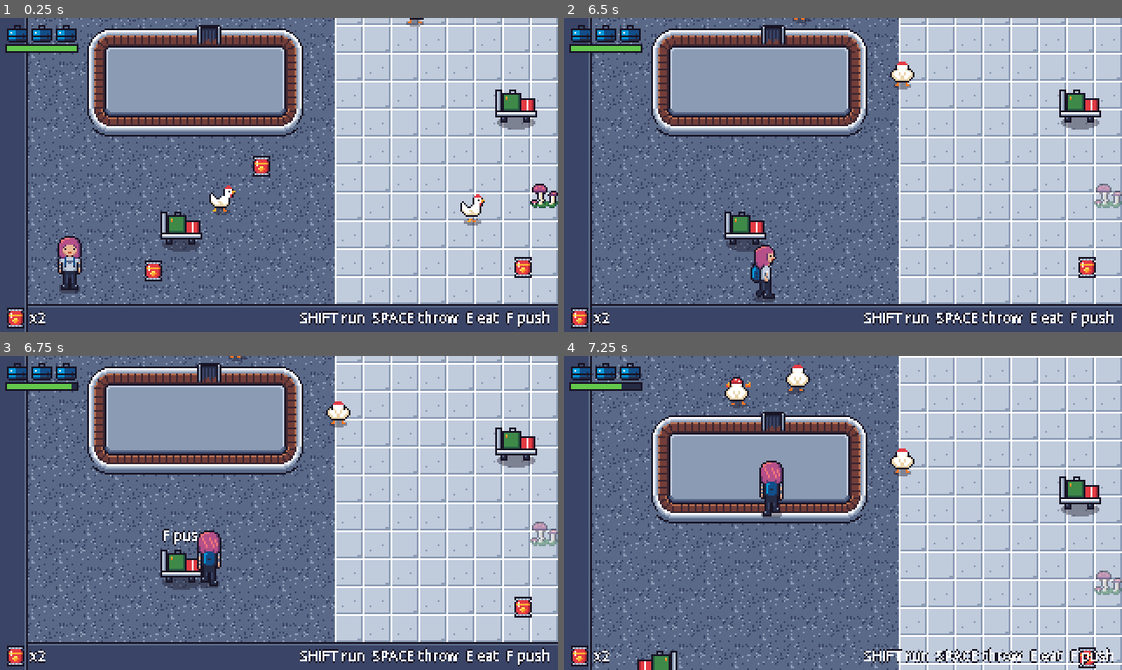
Above: before the commit, frames 1-4 (two rows, left to right).
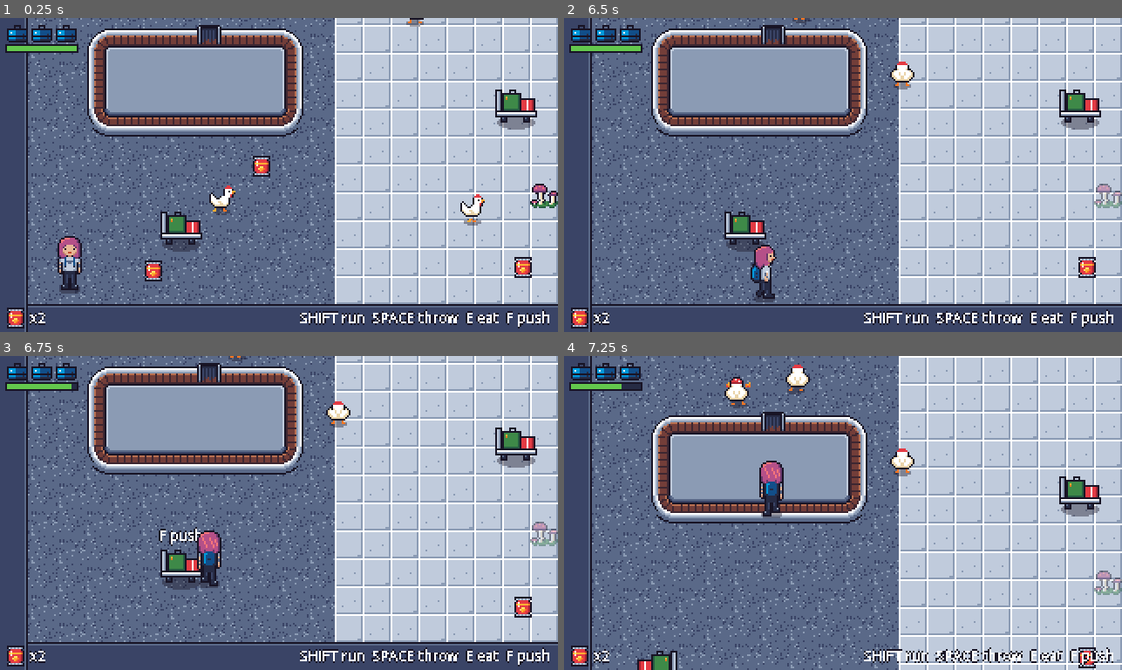
Above: after the commit, the same moments.

Repository: mvdmakesthings/PlanePoultryPanic
Game: Godot game, scene res://scenes/levels/prototype_room.tscn
The game is run twice, just before and just after one commit, with the same random seed, the same clock (stepped at 60 frames per second) and the same inputs.
Inputs (mouse positions are in pixels of both pictures, inside the frame that each line leads up to):
- Up to frame 1 (0.25 s): no input
- Up to frame 2 (6.5 s): move the mouse to (965, 159) at 0.52 s; hold D (move_right) 0.53-1.28 s; hold F (interact) 0.53-1.28 s; click (965, 159) at 0.67 s; move the mouse to (731, 190) at 1.27 s; hold S (move_down) 1.28-2.03 s; tap E (eat_snack) at 1.35 s; tap F (interact) at 1.55, 3.05, 3.8, 4.35, 5.3, 5.85 s; move the mouse to (898, 105) at 2.02 s; hold D (move_right) 2.03-2.78 s; hold F (interact) 2.03-2.78 s; move the mouse to (815, 237) at 2.77 s; hold W (move_up) 2.78-3.53 s; tap Shift (run) at 2.85 s; click (815, 237) at 2.92 s; move the mouse to (1010, 222) at 3.52 s; hold Space (throw_snack) 3.53-4.28 s; hold A (move_left) 3.53-5.03 s; move the mouse to (675, 127) at 4.27 s; move the mouse to (870, 175) at 5.02 s; hold S (move_down) 5.03-5.78 s; hold E (eat_snack) 5.03-5.78 s; click (870, 175) at 5.17 s; move the mouse to (759, 96) at 5.77 s; hold D (move_right) from 5.78 s (still down)
- Up to frame 3 (6.75 s): move the mouse to (401, 497) at 6.52 s; release D (move_right) at 6.53 s; hold W (move_up) from 6.53 s (still down); hold Shift (run) from 6.53 s (still down)
- Up to frame 4 (7.25 s): keep holding W (move_up); keep holding Shift (run); tap F (interact) at 6.8 s

Frames 1-2 are identical in both runs. In frame 3, 0.2% of the frame differs, in the area x 28-36%, y 54-61%; in frame 4, nothing differs.

Commit message:
Fix the cut-off cart prompt and carts stuck in corners
- The "F push" prompt had a 24px box and was clipped to "F pus";
  it now has room for the whole label
- A cart shoved into a wall slides along it instead, trying each
  sideways direction and then straight back, so a cart in a corner
  can always be worked back out

Diff:
--- a/game/scripts/objects/luggage_cart.gd
+++ b/game/scripts/objects/luggage_cart.gd
@@ -7,6 +7,8 @@
 const SHADOW_COLOR := Color(0.094, 0.078, 0.145, 0.4)
 const PROMPT_COLOR := Color("ffffff")
 const PROMPT_OUTLINE := Color("181425")
+const PROMPT := "F push"
+const PROMPT_WIDTH := 48.0
 
 ## Speed right after a shove, in pixels per second.
 @export var shove_speed := 190.0
@@ -67,11 +69,24 @@
 	# from them, so a shove always moves the cart somewhere sensible.
 	if player.facing.dot(direction) > 0.3:
 		direction = player.facing
-	velocity = direction.normalized() * shove_speed
+	direction = _free_direction(direction.normalized())
+	if direction == Vector2.ZERO:
+		return
+	velocity = direction * shove_speed
 	if absf(direction.x) > 0.1:
 		_sprite.flip_h = direction.x < 0.0
 	_show_prompt = false
 	queue_redraw()
+
+
+## The shove direction, or the nearest open one if a wall is in the way:
+## sideways along the wall first, then straight back. This way a cart
+## jammed into a corner can always be worked back out.
+func _free_direction(wanted: Vector2) -> Vector2:
+	for option: Vector2 in [wanted, wanted.orthogonal(), -wanted.orthogonal(), -wanted]:
+		if not test_move(global_transform, option * 12.0):
+			return option
+	return Vector2.ZERO
 
 
 func _draw() -> void:
@@ -80,6 +95,7 @@
 	draw_set_transform(Vector2.ZERO)
 	if _show_prompt:
 		var font := ThemeDB.fallback_font
-		var pos := Vector2(-12, -24)
-		draw_string_outline(font, pos, "F push", HORIZONTAL_ALIGNMENT_CENTER, 24, 8, 2, PROMPT_OUTLINE)
-		draw_string(font, pos, "F push", HORIZONTAL_ALIGNMENT_CENTER, 24, 8, PROMPT_COLOR)
+		# Centered in a box wide enough for the whole prompt.
+		var pos := Vector2(-PROMPT_WIDTH / 2.0, -24)
+		draw_string_outline(font, pos, PROMPT, HORIZONTAL_ALIGNMENT_CENTER, PROMPT_WIDTH, 8, 2, PROMPT_OUTLINE)
+		draw_string(font, pos, PROMPT, HORIZONTAL_ALIGNMENT_CENTER, PROMPT_WIDTH, 8, PROMPT_COLOR)
--- a/game/tests/prototype_smoke.gd
+++ b/game/tests/prototype_smoke.gd
@@ -98,6 +98,7 @@
 	await _power_tests()
 	await _carousel_tests()
 	await _cart_tests()
+	await _cornered_cart_test()
 	await _gate_test()
 
 	if _failures.is_empty():
@@ -252,6 +253,25 @@
 	setup[0].queue_free()
 
 
+## A cart jammed into a corner slides out along the wall when shoved
+## into it, instead of being stuck for good.
+func _cornered_cart_test() -> void:
+	var setup := await _fresh_room(Vector2(300, 120), Vector2(32, 290))
+	setup[1].queue_free()
+	var player: Player = setup[2]
+	var cart: LuggageCart = preload("res://scenes/objects/luggage_cart.tscn").instantiate()
+	cart.position = Vector2(29, 303)
+	setup[0].get_node("Entities").add_child(cart)
+	await get_tree().physics_frame
+	var start := cart.global_position
+	player.facing = Vector2.DOWN
+	_tap("interact")
+	await _wait(1.0)
+	print("cornered cart moved from %s to %s" % [start, cart.global_position])
+	_check(cart.global_position.distance_to(start) > 20.0, "a cart shoved into a corner slides out along the wall")
+	setup[0].queue_free()
+
+
 ## Walking up through the gate's open doors wins the round.
 func _gate_test() -> void:
 	# Park the spare chicken well away from the player's start, so its
Not shown, changed: docs/game-design-document.md
